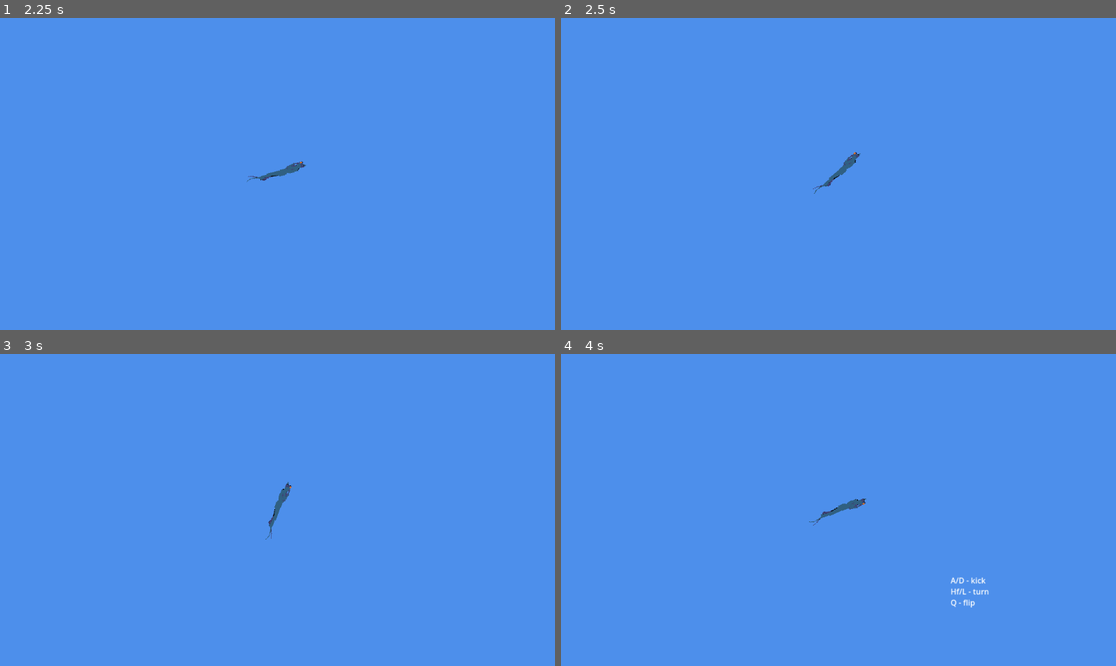
Above: before the commit, frames 1-4 (two rows, left to right).
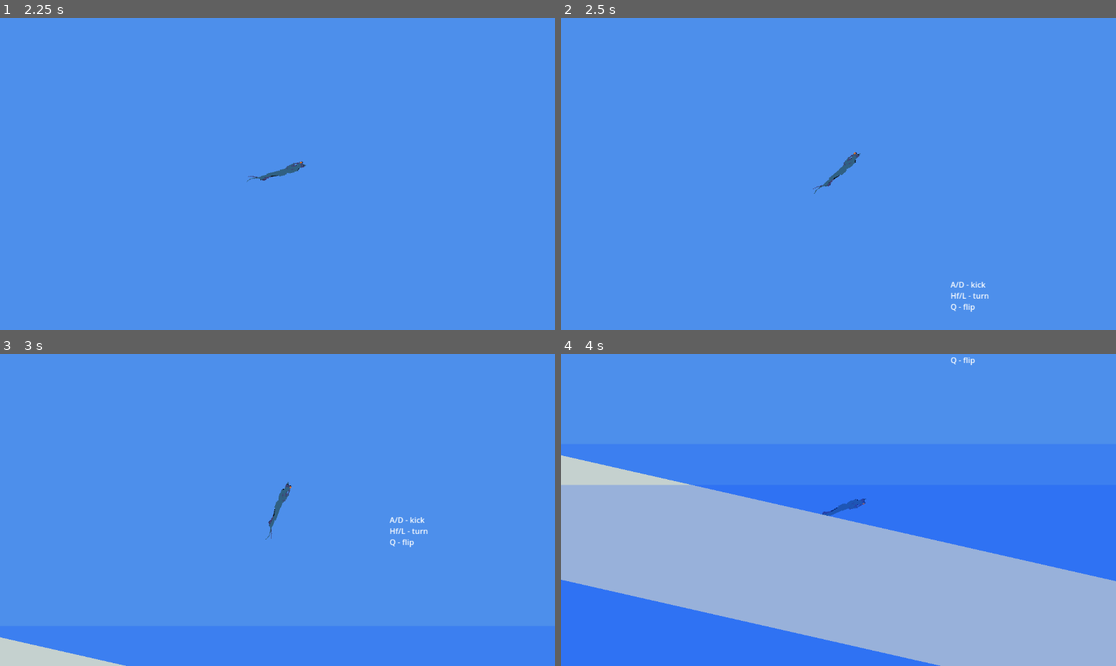
Above: after the commit, the same moments.

Repository: kstolen0/freediver-game
Game: Godot game, scene res://root.tscn
Two runs of this game, one before a commit and one after it. Both use one fixed random seed, a clock stepped at 60 frames per second and the inputs below.
Inputs:
- Up to frame 1 (2.25 s): tap Enter (ui_accept) at 0.5, 0.77, 1.25, 1.52, 2 s; hold Right (ui_right) 0.53-2.03 s; tap Q (flip_diver) at 0.6 s; tap L at 1.35 s; hold Left (ui_left) from 2.03 s (still down); hold H from 2.03 s (still down)
- Up to frame 2 (2.5 s): keep holding Left (ui_left); keep holding H
- Up to frame 3 (3 s): release Left (ui_left) at 2.78 s; release H at 2.78 s; hold Right (ui_right) from 2.78 s (still down); tap Q (flip_diver) at 2.85 s
- Up to frame 4 (4 s): keep holding Right (ui_right); tap Enter (ui_accept) at 3.02, 3.77 s; hold L from 3.53 s (still down)

Frame 1 is identical in both runs. In frame 2, 0.2% of the frame differs, in the area x 70-78%, y 84-95%; in frame 3, 1.2%; in frame 4, 59%, in the area x 0-100%, y 1-100%.

Commit message:
update gravity

Diff:
--- a/player.gd
+++ b/player.gd
@@ -22,7 +22,7 @@
 
 func _physics_process(delta):
 	if submerged < 0:
-		velocity.y += gravity * delta / 2
+		velocity.y += gravity * delta * 0.8
 	elif submerged > 0:
 		velocity.y -= buoyancy - submerged
 
